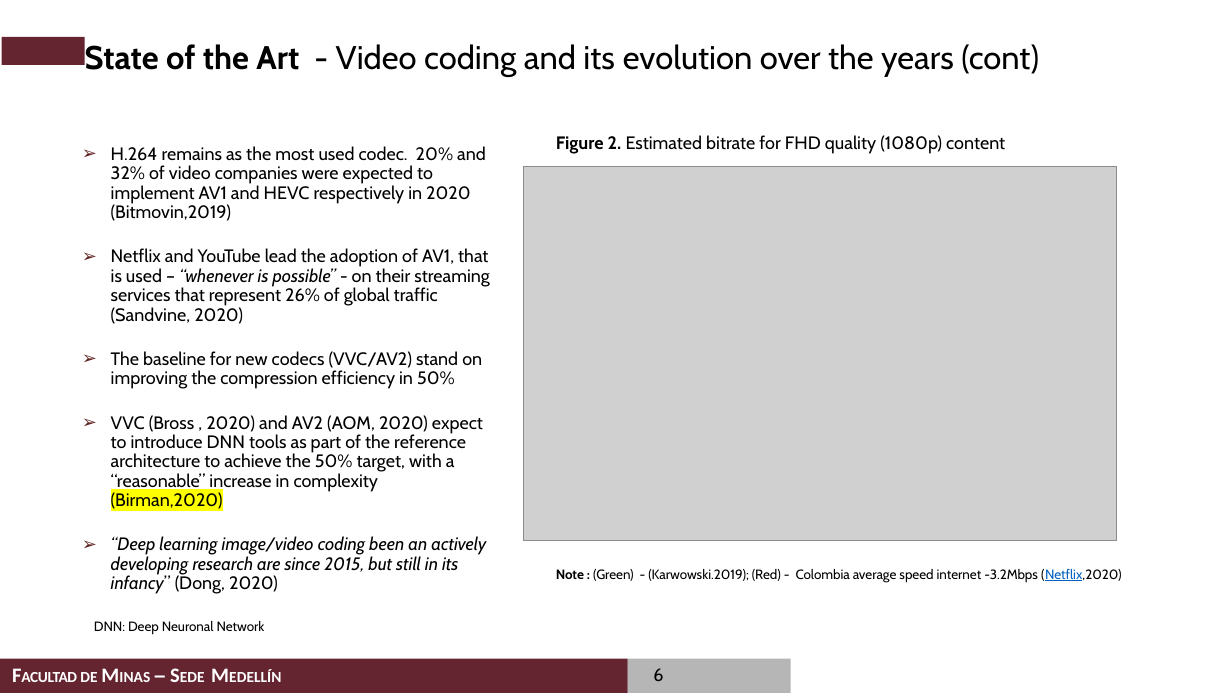
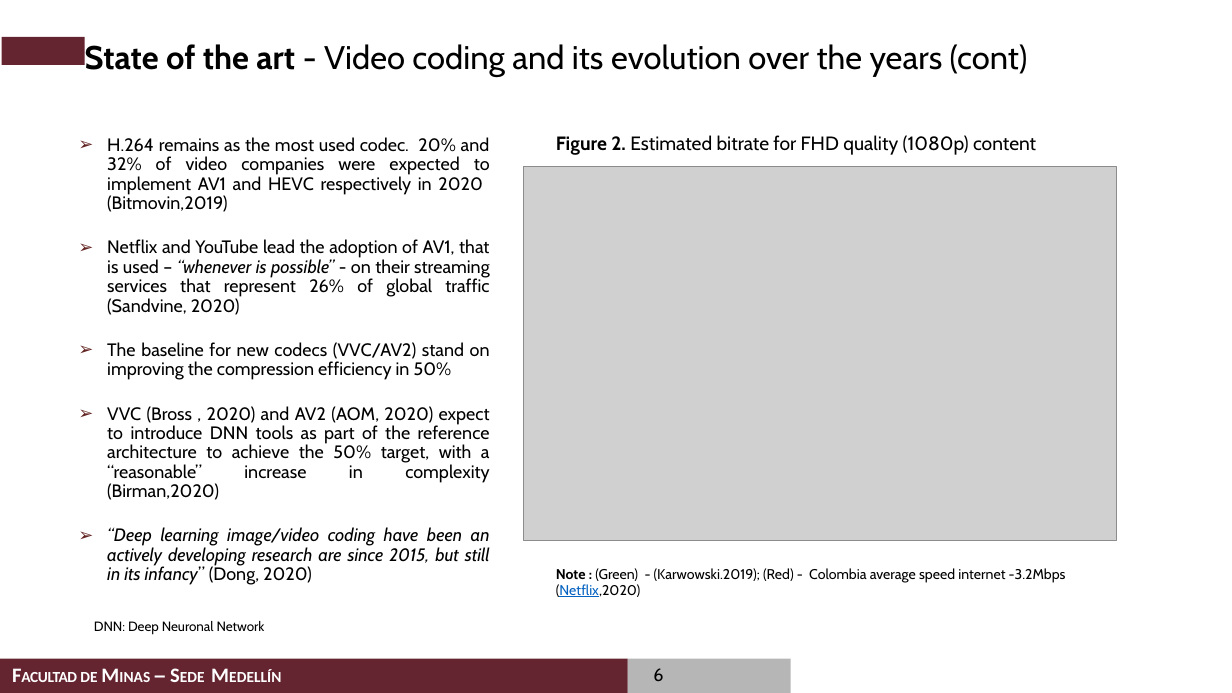
Before and after one commit to casalazarh/Examen-de-Calificacion-2020, a slide deck: slide 6 of presentation/Examen de Calificacion de Doctorado_Carlos_Alberto_Salazar.pptx. Drawn at 1232x693 pixels with LibreOffice and Linux fonts; fonts in the diff are those of the drawing; grey boxes stand for pictures; background and template pictures are left out. Boxes give left, top, right and bottom in pixels: in the first picture for what was removed or moved away, otherwise in the second. Text is boxed around its words. In the diff, an @@ line names an element or a change of style, - is before the commit and + after.

```diff
--- a/presentation/Examen de Calificacion de Doctorado_Carlos_Alberto_Salazar.pptx
+++ b/presentation/Examen de Calificacion de Doctorado_Carlos_Alberto_Salazar.pptx
@@ title at (85, 44, 1028, 77): text changed @@
-State of the Art - Video coding and its evolution over the years (cont)
+State of the art - Video coding and its evolution over the years (cont)
@@ text "H.264 remains as the most ...": place and size @@
-text "H.264 remains as the most ..." at (111, 146, 490, 594)
+text "H.264 remains as the most ..." at (107, 137, 490, 585)
@@ text at (107, 137, 490, 500): highlight #FFFF00 to none in "(Birman,2020)"; alignment left to justified @@
@@ text "Figure 2. Estimated bitrate for ..." at (556, 135, 1036, 155): size 14 to 15 pt @@
@@ text at (107, 527, 490, 585): text changed @@
-  ➢ “Deep learning image/video coding been an actively developing research are since 2015, but still in its infancy” (Dong, 2020)
+  ➢ “Deep learning image/video coding have been an actively developing research are since 2015, but still in its infancy” (Dong, 2020)
@@ text "Note : (Green) - (Karwowski.2019); ..." at (556, 568, 1066, 597): size 10.5 to 11 pt @@
```
Also in this commit, not shown: 14 other slides changed.
